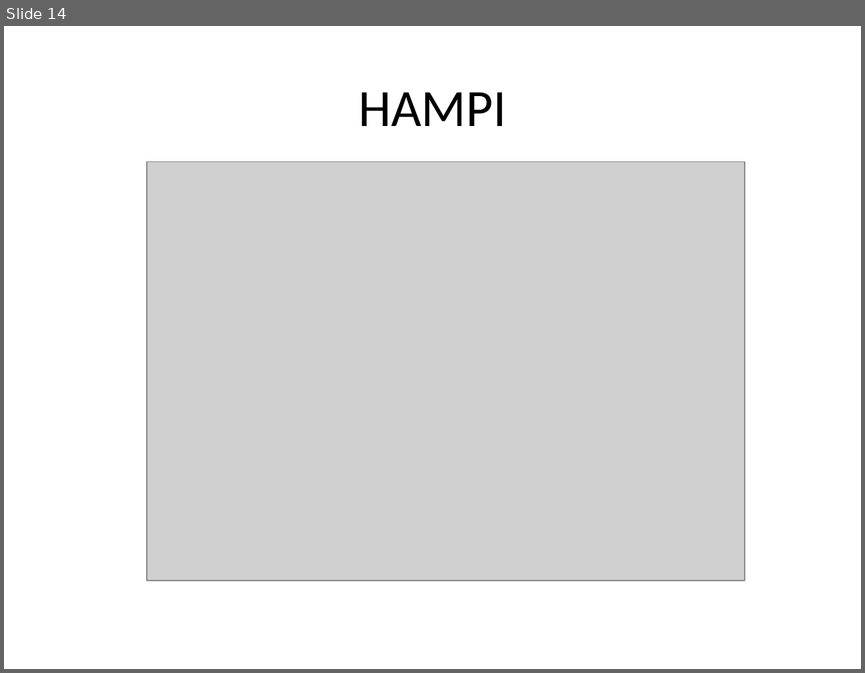
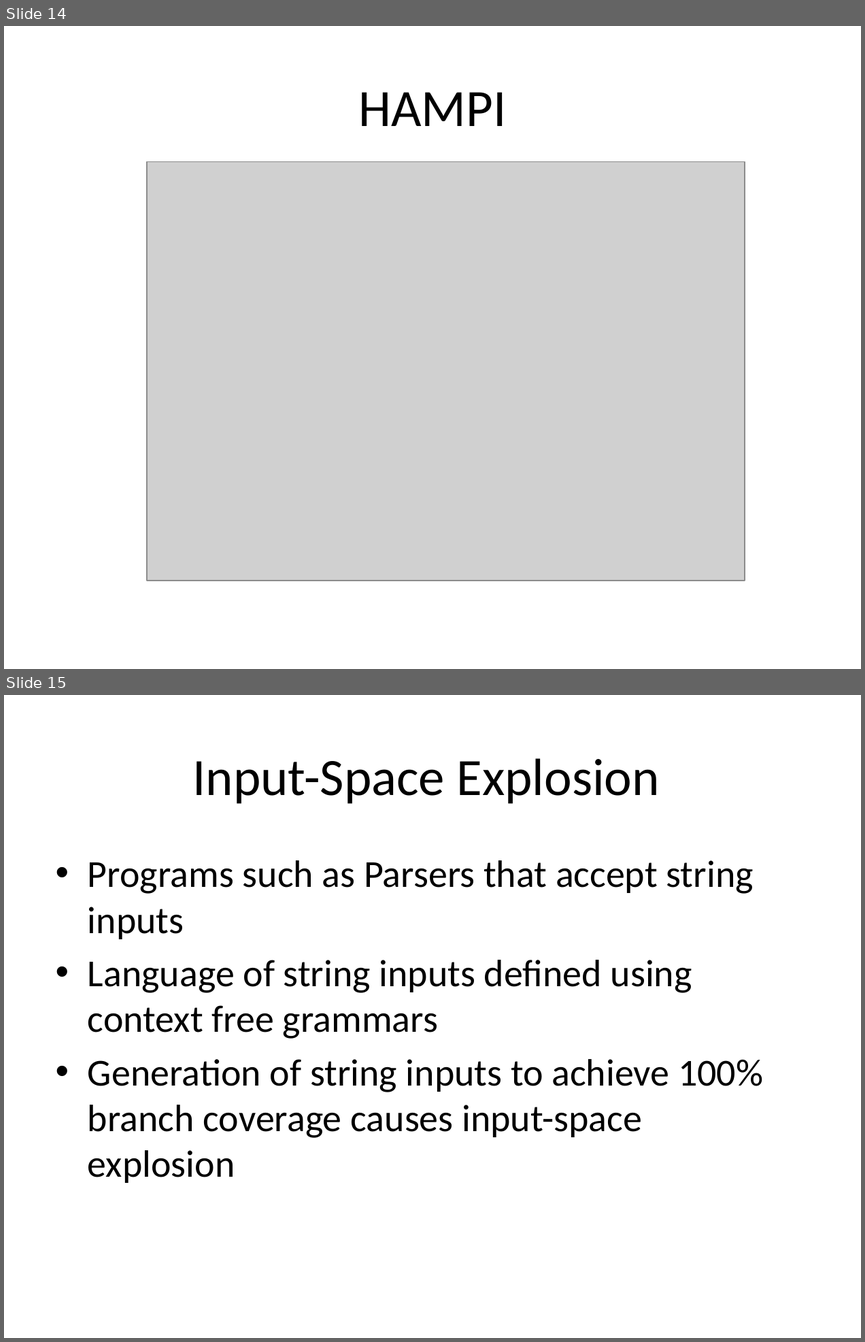
Before and after one commit to mentaman/cspat, a slide deck: Course/707 Theory of Computation/testing.pptx. Shown one above the other, each under a label of ours: slide 14 before the commit, slides 14 and 15 after it. The pictures are 865x673 and 865x1342 pixels, drawn with LibreOffice and Linux fonts; fonts in the diff are those of the drawing; grey boxes stand for pictures; background and template pictures are left out. Boxes give left, top, right and bottom in pixels: in the first picture for what was removed or moved away, otherwise in the second. Text is boxed around its words. In the diff, an @@ line names an element or a change of style, - is before the commit and + after.

```diff
--- a/Course/707 Theory of Computation/testing.pptx
+++ b/Course/707 Theory of Computation/testing.pptx
@@ slide 15 added at [4,695,861,1338], background picture (left out) @@
@@ title added at [192,758,660,804], 44 pt, text #000000 @@
+Input-Space Explosion
@@ text added at [88,860,763,1183], 32 pt, text #000000 @@
+• Programs such as Parsers that accept string inputs
+• Language of string inputs defined using context free grammars
+• Generation of string inputs to achieve 100% branch coverage causes input-space explosion
```
Also in this commit, not shown: 1 slide changed, 6 other slides added.
